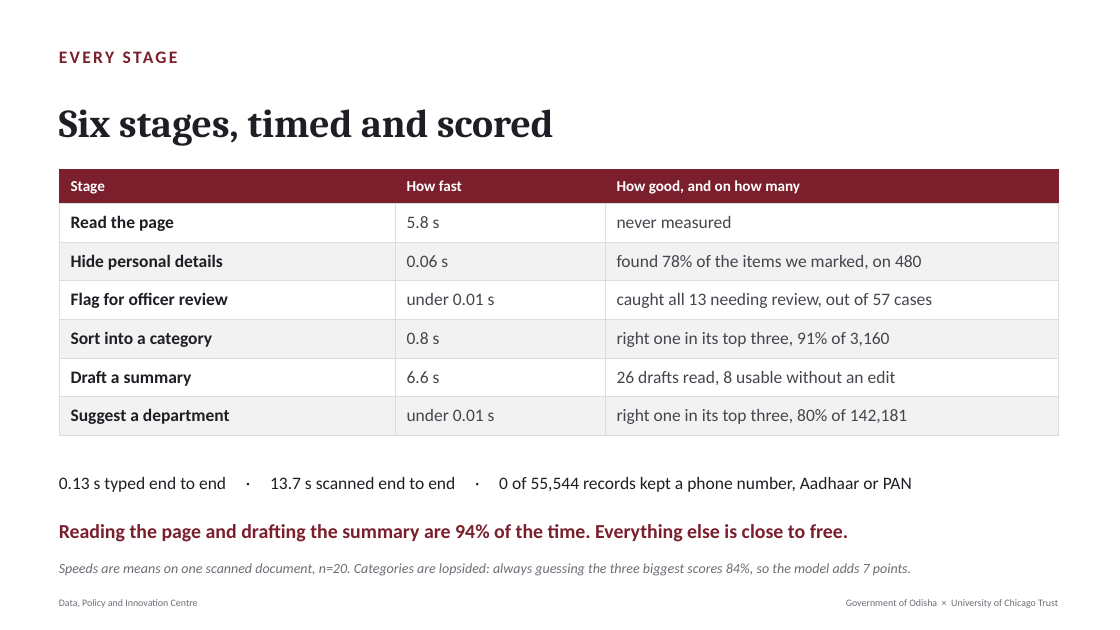
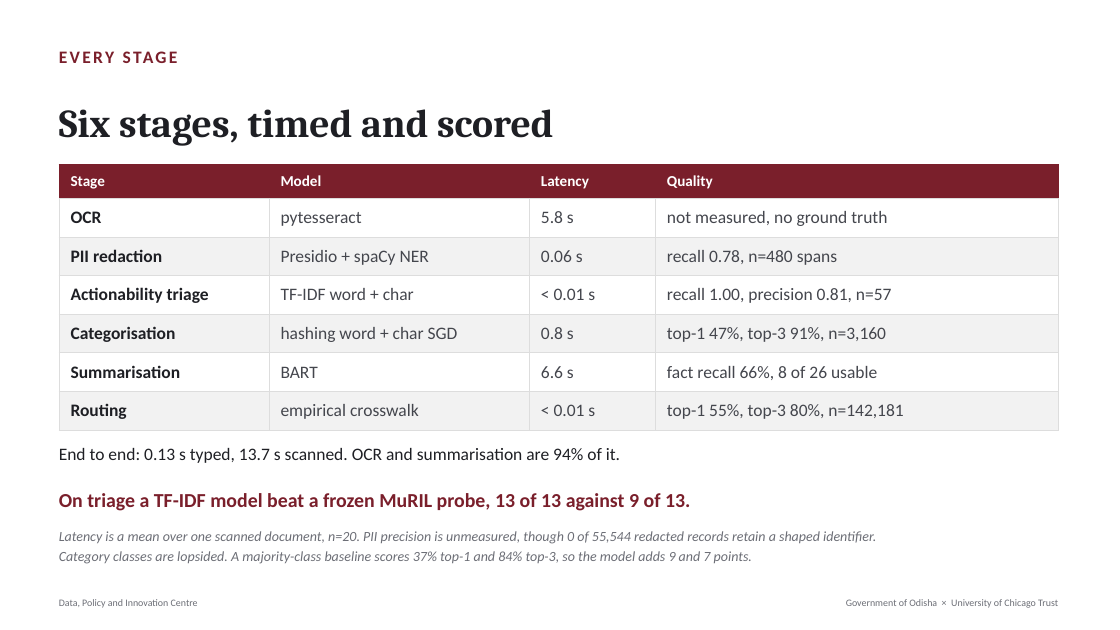
Before and after one commit to Data-Policy-and-Innovation-Centre/janasunani, a slide deck: slide 4 of docs/presentations/2026-08-24-timing-quality/Janasunani_2.0_Timing_and_Quality.pptx. Drawn at 1120x630 pixels with LibreOffice and Linux fonts; fonts in the diff are those of the drawing. Boxes give left, top, right and bottom in pixels: in the first picture for what was removed or moved away, otherwise in the second. Text is boxed around its words. In the diff, an @@ line names an element or a change of style, - is before the commit and + after.

```diff
--- a/docs/presentations/2026-08-24-timing-quality/Janasunani_2.0_Timing_and_Quality.pptx
+++ b/docs/presentations/2026-08-24-timing-quality/Janasunani_2.0_Timing_and_Quality.pptx
@@ table at (59,165,1059,430) @@
-column 1: Stage | Read the page | Hide personal details | Flag for officer review | Sort into a category | Draft a summary | Suggest a department
-column 2: How fast | 5.8 s | 0.06 s | under 0.01 s | 0.8 s | 6.6 s | under 0.01 s
-column 3: How good, and on how many | never measured | found 78% of the items we marked, on 480 | caught all 13 needing review, out of 57 cases | right one in its top three, 91% of 3,160 | 26 drafts read, 8 usable without an edit | right one in its top three, 80% of 142,181
+column 1: Stage | OCR | PII redaction | Actionability triage | Categorisation | Summarisation | Routing
+column 2: Model | pytesseract | Presidio + spaCy NER | TF-IDF word + char | hashing word + char SGD | BART | empirical crosswalk
+column 3: Latency | 5.8 s | 0.06 s | < 0.01 s | 0.8 s | 6.6 s | < 0.01 s
+column 4: Quality | not measured, no ground truth | recall 0.78, n=480 spans | recall 1.00, precision 0.81, n=57 | top-1 47%, top-3 91%, n=3,160 | fact recall 66%, 8 of 26 usable | top-1 55%, top-3 80%, n=142,181
@@ table: place and size @@
-table at (59,170,1059,435)
+table at (59,165,1059,430)
@@ text at (59,448,620,463): text changed @@
-0.13 s typed end to end · 13.7 s scanned end to end · 0 of 55,544 records kept a phone number, Aadhaar or PAN
+End to end: 0.13 s typed, 13.7 s scanned. OCR and summarisation are 94% of it.
@@ text at (59,493,690,511): text changed @@
-Reading the page and drafting the summary are 94% of the time. Everything else is close to free.
+On triage a TF-IDF model beat a frozen MuRIL probe, 13 of 13 against 9 of 13.
@@ text at (59,531,876,544): text changed @@
-Speeds are means on one scanned document, n=20. Categories are lopsided: always guessing the three biggest scores 84%, so the model adds 7 points.
+Latency is a mean over one scanned document, n=20. PII precision is unmeasured, though 0 of 55,544 redacted records retain a shaped identifier.
@@ text added at (59,551,752,564), 12 pt, text #6C6E76, italic @@
+Category classes are lopsided. A majority-class baseline scores 37% top-1 and 84% top-3, so the model adds 9 and 7 points.
```
Also in this commit, not shown: 2 other files.
